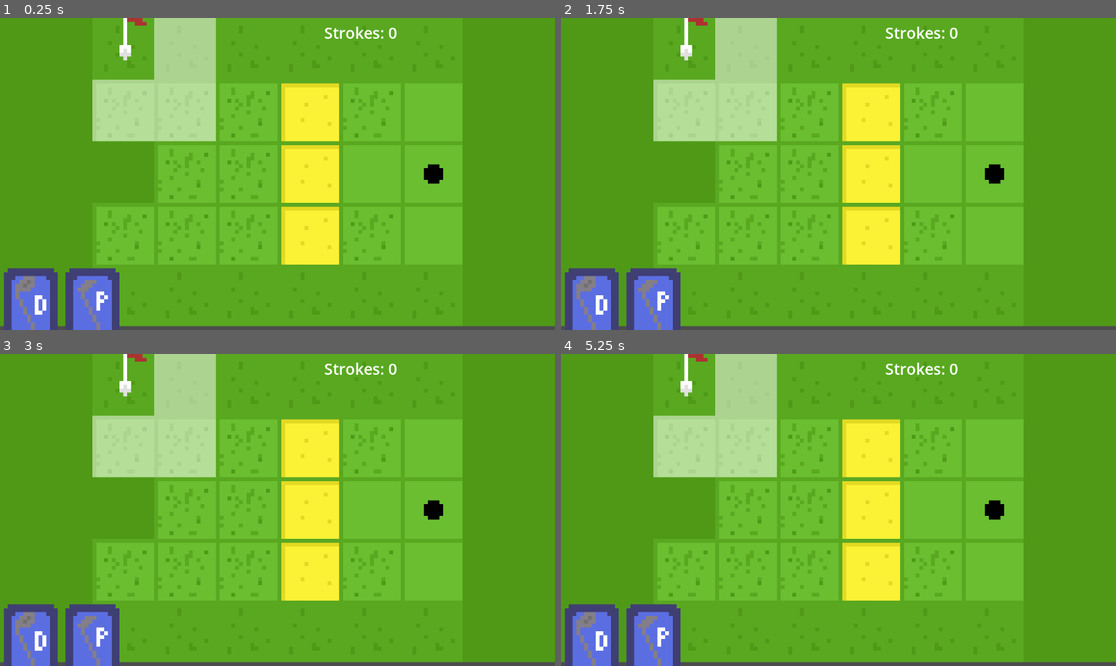
Above: before the commit, frames 1-4 (two rows, left to right).
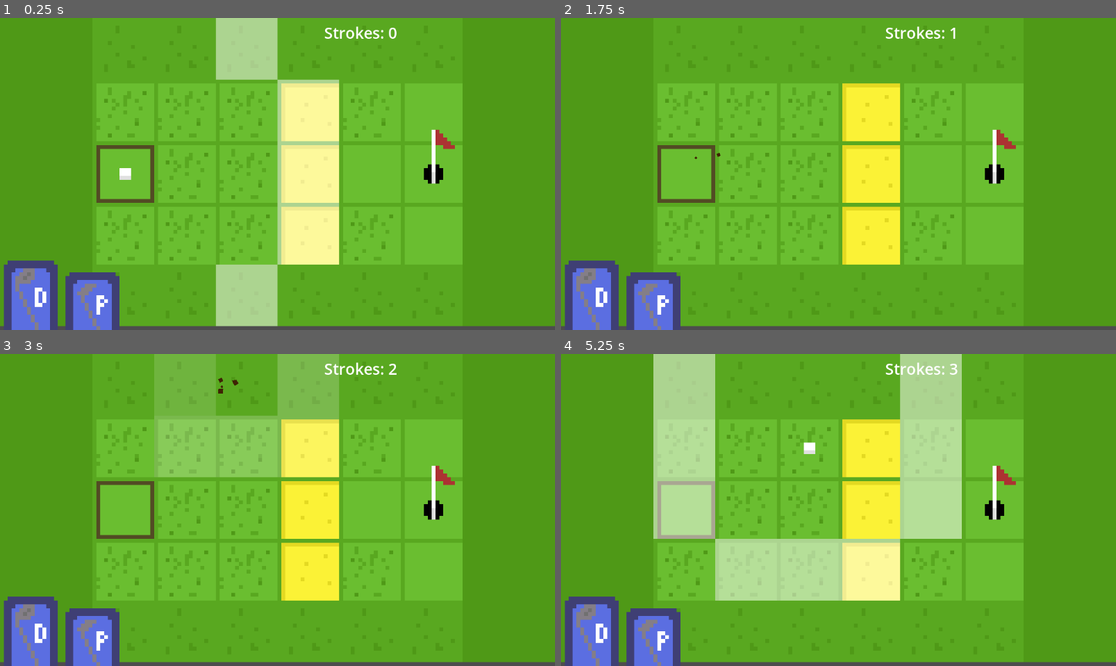
Above: after the commit, the same moments.

Repository: sans-glitch/GameJam3
Game: Godot game, scene res://scenes/game.tscn
Same seed, same stepped clock (60 frames per second), same inputs: the game is played once before the commit and once after it.
Inputs (mouse positions are in pixels of both pictures, inside the frame that each line leads up to):
- Up to frame 1 (0.25 s): no input
- Up to frame 2 (1.75 s): click (744, 49) at 0.52 s; click (805, 49) at 1.27 s
- Up to frame 3 (3 s): click (122, 447) at 2.02 s; click (183, 385) at 2.77 s
- Up to frame 4 (5.25 s): click (744, 447) at 3.52 s; click (805, 447) at 4.27 s; click (744, 385) at 5.02 s

The runs differ from the first frame. In frame 1, 21% of the frame differs, in the area x 0-82%, y 0-100%; in frame 2, 10%; in frame 3, 17%; in frame 4, 24%.
Error before the commit: Cannot call method 'get_custom_data' on a null value. (res://scripts/course.gd:24)

Commit message:
Added new tile

Diff:
--- a/resources/tile_set.tres
+++ b/resources/tile_set.tres
@@ -12,9 +12,15 @@
 3:0/0 = 0
 3:0/0/custom_data_0 = 3
 4:0/0 = 0
-4:0/0/custom_data_0 = 10
+4:0/0/custom_data_2 = true
+5:0/0 = 0
+5:0/0/custom_data_1 = true
 
 [resource]
 custom_data_layer_0/name = "Terrain"
 custom_data_layer_0/type = 2
+custom_data_layer_1/name = "Begin"
+custom_data_layer_1/type = 1
+custom_data_layer_2/name = "End"
+custom_data_layer_2/type = 1
 sources/0 = SubResource("TileSetAtlasSource_jlkub")
